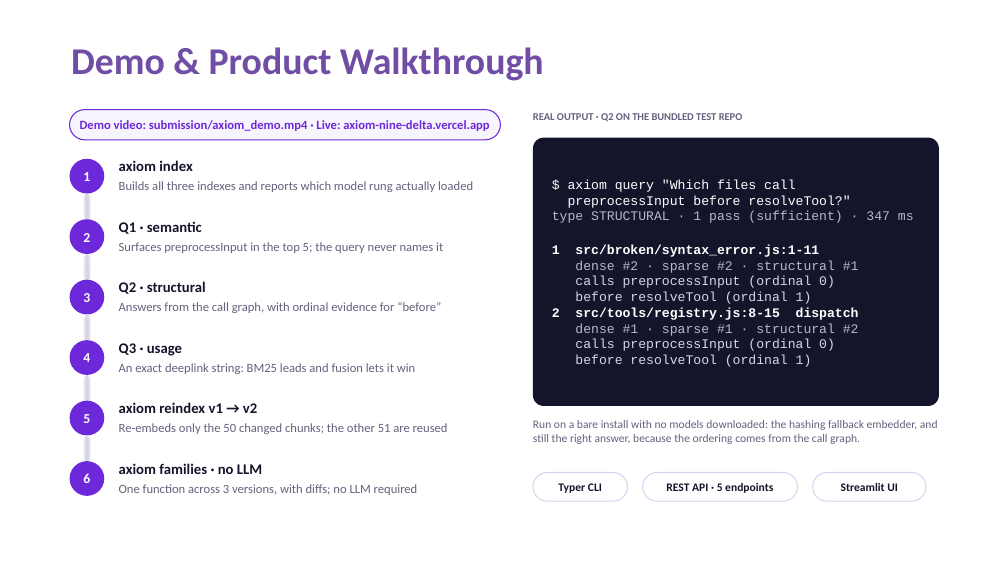
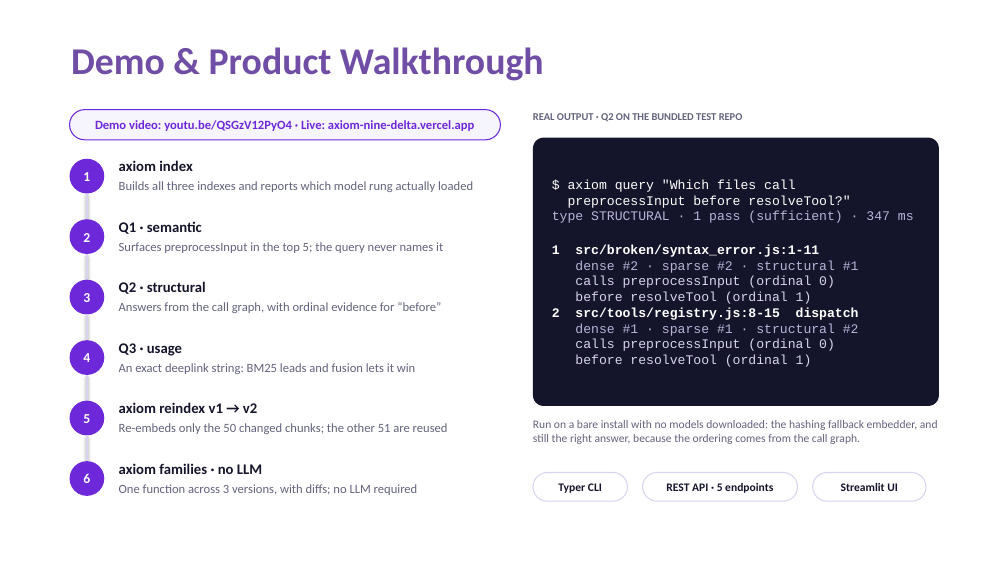
Before and after one commit to HarshdeepAthawale/AXIOM, a slide deck: slide 5 of submission/Thapar_Incognito_Submission.pptx. Drawn at 1008x567 pixels with LibreOffice and Linux fonts; fonts in the diff are those of the drawing. Boxes give left, top, right and bottom in pixels: in the first picture for what was removed or moved away, otherwise in the second. Text is boxed around its words. In the diff, an @@ line names an element or a change of style, - is before the commit and + after.

Commit message:
Link the demo video on YouTube

```diff
--- a/submission/Thapar_Incognito_Submission.pptx
+++ b/submission/Thapar_Incognito_Submission.pptx
@@ text in rounded rectangle at [95, 120, 474, 131]: text changed @@
-Demo video: submission/axiom_demo.mp4 · Live: axiom-nine-delta.vercel.app
+Demo video: youtu.be/QSGzV12PyO4 · Live: axiom-nine-delta.vercel.app
```
Also in this commit, not shown: 1 other slide changed, 2 other files.
